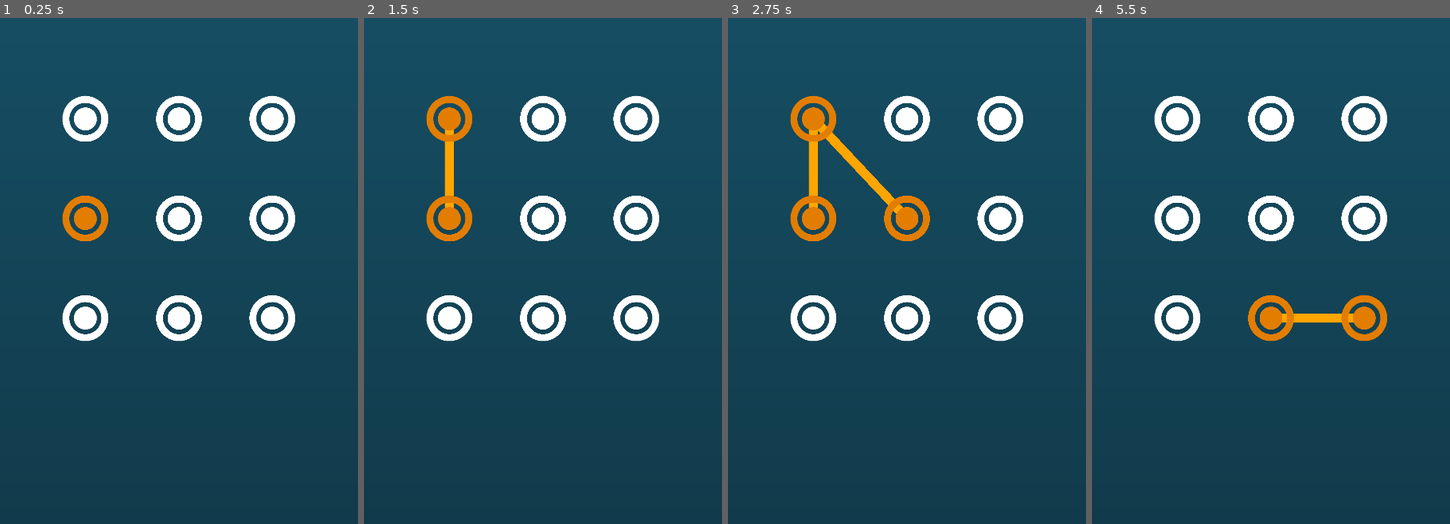
Above: before the commit, frames 1-4 (left to right).
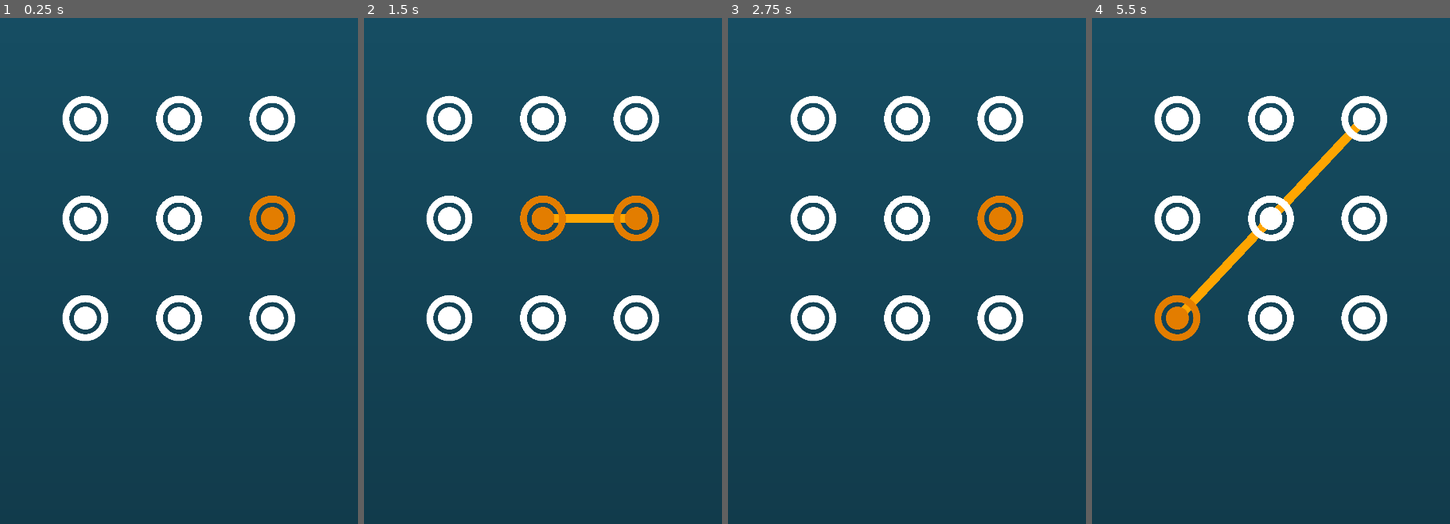
Above: after the commit, the same moments.

Repository: tJamesD/dot-line-matcher
Game: Godot game, scene res://Scenes/main.tscn
Same seed, same stepped clock (60 frames per second), same inputs: the game is played once before the commit and once after it.
Inputs (mouse positions are in pixels of both pictures, inside the frame that each line leads up to):
- Up to frame 1 (0.25 s): no input
- Up to frame 2 (1.5 s): tap Enter at 0.5 s; move the mouse to (449, 119) at 0.52 s; tap Space at 1.25 s; move the mouse to (543, 119) at 1.27 s
- Up to frame 3 (2.75 s): move the mouse to (1000, 119) at 2.02 s
- Up to frame 4 (5.5 s): tap Enter at 2.75, 5 s; move the mouse to (1177, 220) at 2.77 s; tap Space at 3.5 s; move the mouse to (1271, 220) at 3.52 s; move the mouse to (1364, 220) at 4.27 s; move the mouse to (1177, 316) at 5.02 s

The runs differ from the first frame. In frame 1, 1.4% of the frame differs, in the area x 17-83%, y 35-45%; in frame 2, 3.5%; in frame 3, 3.7%, in the area x 17-83%, y 15-45%; in frame 4, 3.5%.

Commit message:
lines drawn from mouse, but need snapping

Diff:
--- a/Scenes/main.tscn
+++ b/Scenes/main.tscn
@@ -36,42 +36,44 @@
 stretch_mode = 4
 
 [node name="Dots" type="Node" parent="."]
+
+[node name="Node2D" type="Node2D" parent="."]
 script = ExtResource("1_bo1nx")
-gen_length = 4
+gen_length = 2
 
-[node name="Dot0" parent="Dots" instance=ExtResource("1_jjgbg")]
+[node name="Dot0" parent="Node2D" instance=ExtResource("1_jjgbg")]
 position = Vector2(257.5, 700)
 scale = Vector2(0.184176, 0.184176)
 
-[node name="Dot1" parent="Dots" instance=ExtResource("1_jjgbg")]
+[node name="Dot1" parent="Node2D" instance=ExtResource("1_jjgbg")]
 position = Vector2(540, 700)
 scale = Vector2(0.184176, 0.184176)
 
-[node name="Dot2" parent="Dots" instance=ExtResource("1_jjgbg")]
+[node name="Dot2" parent="Node2D" instance=ExtResource("1_jjgbg")]
 position = Vector2(821.5, 700)
 scale = Vector2(0.184176, 0.184176)
 
-[node name="Dot3" parent="Dots" instance=ExtResource("1_jjgbg")]
+[node name="Dot3" parent="Node2D" instance=ExtResource("1_jjgbg")]
 position = Vector2(257.5, 1000)
 scale = Vector2(0.184176, 0.184176)
 
-[node name="Dot4" parent="Dots" instance=ExtResource("1_jjgbg")]
+[node name="Dot4" parent="Node2D" instance=ExtResource("1_jjgbg")]
 position = Vector2(540, 1000)
 scale = Vector2(0.184176, 0.184176)
 
-[node name="Dot5" parent="Dots" instance=ExtResource("1_jjgbg")]
+[node name="Dot5" parent="Node2D" instance=ExtResource("1_jjgbg")]
 position = Vector2(821.5, 1000)
 scale = Vector2(0.184176, 0.184176)
 
-[node name="Dot6" parent="Dots" instance=ExtResource("1_jjgbg")]
+[node name="Dot6" parent="Node2D" instance=ExtResource("1_jjgbg")]
 position = Vector2(257.5, 1300)
 scale = Vector2(0.184176, 0.184176)
 
-[node name="Dot7" parent="Dots" instance=ExtResource("1_jjgbg")]
+[node name="Dot7" parent="Node2D" instance=ExtResource("1_jjgbg")]
 position = Vector2(540, 1300)
 scale = Vector2(0.184176, 0.184176)
 
-[node name="Dot8" parent="Dots" instance=ExtResource("1_jjgbg")]
+[node name="Dot8" parent="Node2D" instance=ExtResource("1_jjgbg")]
 position = Vector2(821.5, 1300)
 scale = Vector2(0.184176, 0.184176)
 
--- a/Scripts/dots_manager.gd
+++ b/Scripts/dots_manager.gd
@@ -1,4 +1,4 @@
-extends Node
+extends Node2D
 
 @onready var dot_array
 @onready var pattern
@@ -79,9 +79,15 @@
 		print(get_viewport().get_mouse_position())
 		#var local_mouse = dot.get_parent().to_local(get_viewport().get_mouse_position())
 		#dot.line_to_mouse.global_position = Vector2.ZERO
-		dot.line_to_mouse.points = [dot.global_position, get_viewport().get_mouse_position()]
+		#dot.line_to_mouse.points = [dot.global_position, get_viewport().get_mouse_position()]
 		#dot.line_to_mouse.global_position = Vector2.ZERO
 		#dot.line_to_mouse.points = [dot.position, get_viewport().get_mouse_position()]
+
+		#var local_mouse = dot.get_parent().to_local(get_viewport().get_mouse_position())
+		#dot.line_to_mouse.points = [dot.global_position, get_global_mouse_position()]
+		var start_local = dot.to_local(dot.global_position)
+		var end_local   = dot.to_local(get_global_mouse_position())
+		dot.line_to_mouse.points = [start_local, end_local]
 
 
 func _generate_pattern():
